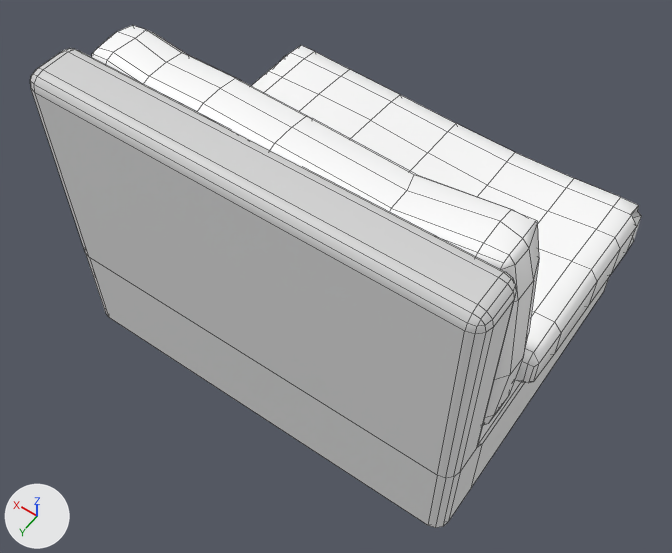
Renders of the FBX model unity/Assets/FBX/couch_short.fbx from each side of a commit.
The view is the same before and after, from a 50 mm camera at (-0.1264, 0.0476, 0.0763) aimed at (-0.0966, 0.006, 0.0109). The axes (+X, +Y, +Z) are drawn at lower left. The lights are the same throughout. Mesh edges are drawn as thin lines. Where no turn or scale is listed for an object, it has been applied to the vertices.

The first picture shows 'bottomLeft_cushion', 'couchFrame', 'topLeft_cushion'.
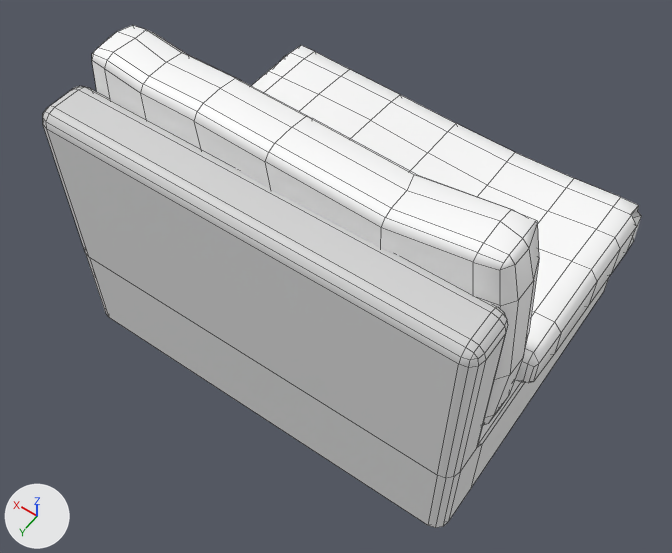
The newer file is also rescaled (x0.7), turned or shifted as a whole; pictures and numbers use the older file's frame.

Pixel boxes (x1, y1, x2, y2) of what changed, in the pictures (672 x 553 px; the box of a moved part takes in the faces that stretch with it):
'couchFrame', reshaped (8% shorter): before (30, 48, 610, 528); after (43, 86, 610, 528)
part 1 of me_mesh_002, moved or reshaped: before (30, 48, 517, 376); after (43, 86, 508, 376)

The change in detail:
me_mesh_002 has 86 vertices, 84 faces and spans x -0.0201..0.0201, y -0.0148..0.0172, z -0.0049..0.0257.
me_mesh_002 is used by ob_couchframe; location (-0.09502, -0.00069, 0.00491).
me_mesh_002 part 1: all 48 vertices in x -0.0201..0.0201, y 0.012..0.0172, z 0.0244..0.0257 are moved by (0.0, 0.0, -0.0037).
